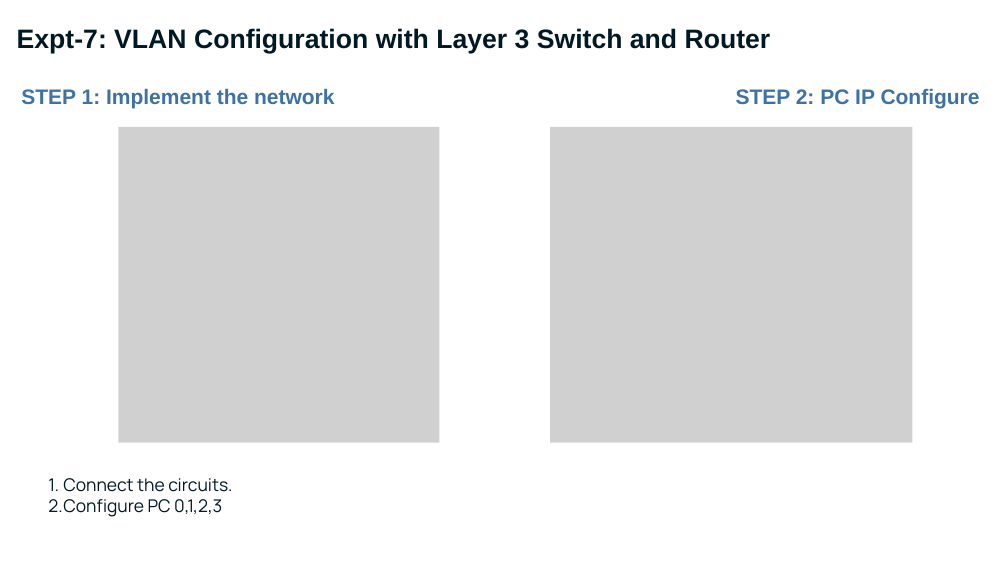
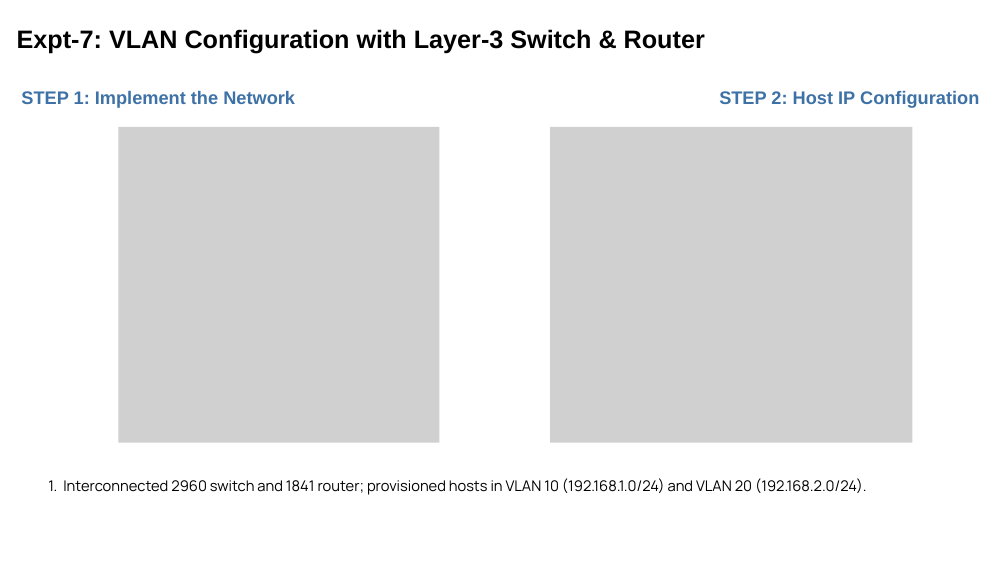
Before and after one commit to MDTHA-X/CN_presentation, a slide deck: slide 27 of CN.pptx. Drawn at 1008x567 pixels with LibreOffice and Linux fonts; fonts in the diff are those of the drawing; grey boxes stand for pictures; background and template pictures are left out. Boxes give left, top, right and bottom in pixels: in the first picture for what was removed or moved away, otherwise in the second. Text is boxed around its words. In the diff, an @@ line names an element or a change of style, - is before the commit and + after.

```diff
--- a/CN.pptx
+++ b/CN.pptx
@@ text at (17, 29, 705, 54): text changed; size 38 to 36 pt; text colour gradient #001924 to #050417 to #000000 @@
-Expt-7: VLAN Configuration with Layer 3 Switch and Router
+Expt-7: VLAN Configuration with Layer-3 Switch & Router
@@ text at (21, 91, 295, 108): text changed; size 30 to 26 pt @@
-STEP 1: Implement the network
+STEP 1: Implement the Network
@@ text at (719, 91, 979, 108): text changed; size 30 to 26 pt @@
-STEP 2: PC IP Configure
+STEP 2: Host IP Configuration
@@ text at (63, 478, 866, 495): text changed; size 25 to 21 pt; text colour gradient #001924 to #050417 to #000000 @@
-  1. Connect the circuits.
-  2. Configure PC 0,1,2,3
+  1. Interconnected 2960 switch and 1841 router; provisioned hosts in VLAN 10 (192.168.1.0/24) and VLAN 20 (192.168.2.0/24).
```
Also in this commit, not shown: 31 other slides changed, 1 other file.
